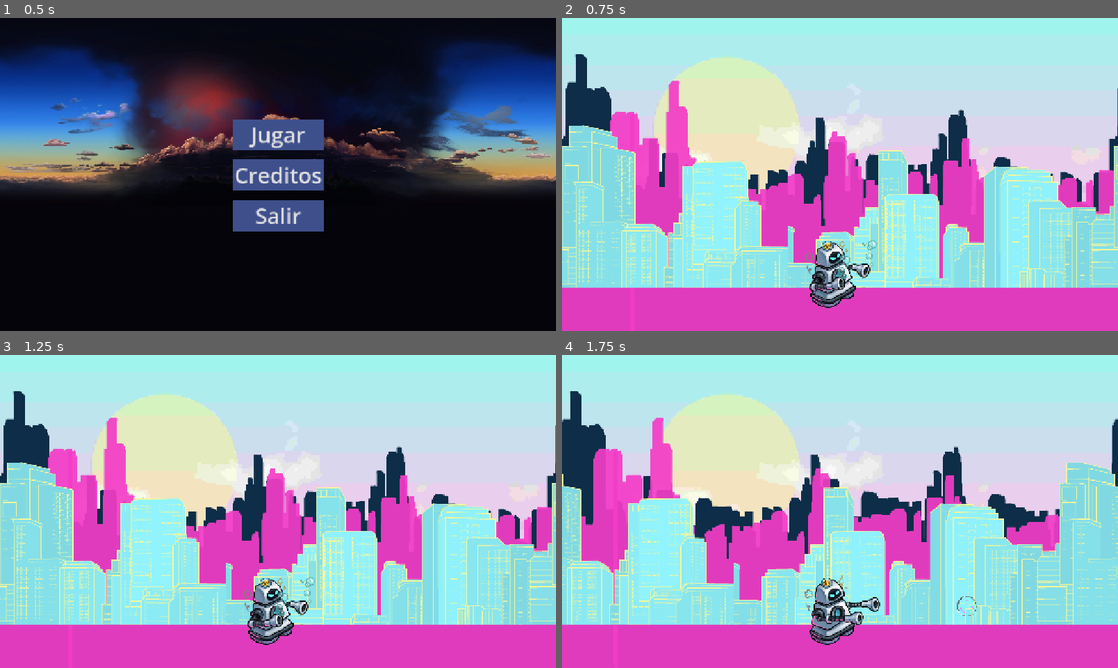
Above: before the commit, frames 1-4 (two rows, left to right).
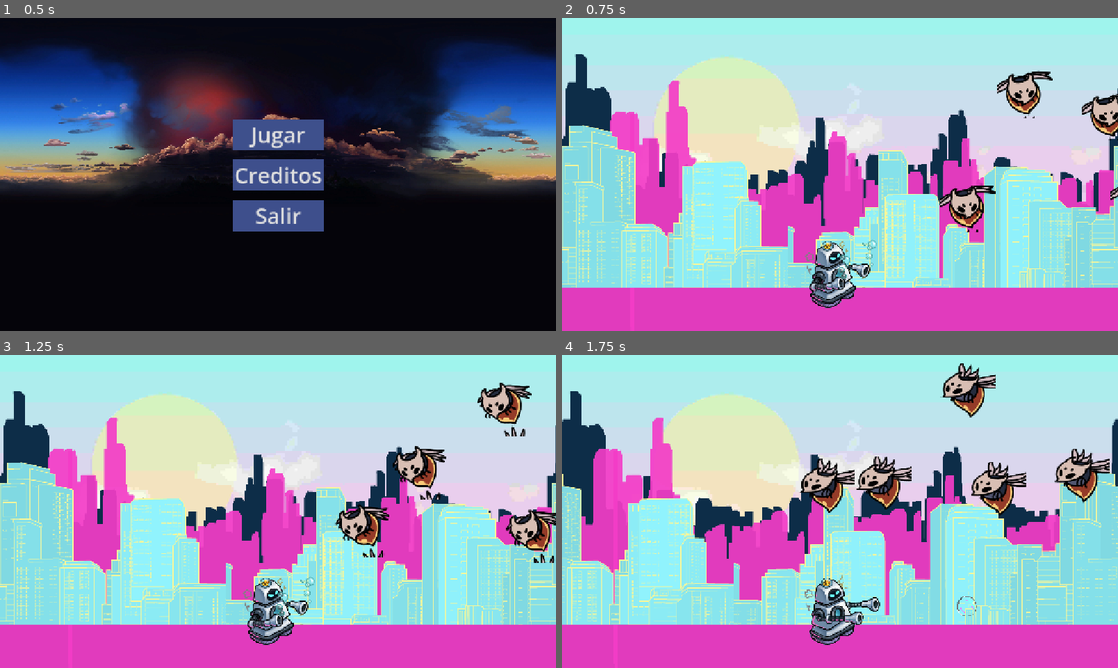
Above: after the commit, the same moments.

Repository: asdrome/bubbletron
Game: Godot game, scene res://Escenas/main.tscn
Same seed, same stepped clock (60 frames per second), same inputs: the game is played once before the commit and once after it.
Inputs (mouse positions are in pixels of both pictures, inside the frame that each line leads up to):
- Up to frame 1 (0.5 s): no input
- Up to frame 2 (0.75 s): click "Jugar" at 0.5 s
- Up to frame 3 (1.25 s): no input
- Up to frame 4 (1.75 s): move the mouse to (962, 495) at 1.27 s; press the mouse at (962, 495) at 1.28 s; hold D (right) from 1.28 s (still down)

Frame 1 is identical in both runs. In frame 2, 2.2% of the frame differs, in the area x 68-100%, y 16-69%; in frame 3, 3.5%; in frame 4, 4.7%, in the area x 42-99%, y 2-52%.

Commit message:
Se agregó enemigos
Se agregaron las mosca

El enemigo desaparece cuando es impactado por burbuja

Diff:
--- a/Escenas/Escenarios/Dia.tscn
+++ b/Escenas/Escenarios/Dia.tscn
@@ -1,8 +1,9 @@
-[gd_scene load_steps=7 format=3 uid="uid://bici0gr67qv50"]
+[gd_scene load_steps=8 format=3 uid="uid://bici0gr67qv50"]
 
-[ext_resource type="Script" uid="uid://ds1jbcm7y7uw6" path="res://Escenas/Escenarios/dia.gd" id="1_4rv1k"]
+[ext_resource type="Script" path="res://Escenas/Escenarios/dia.gd" id="1_4rv1k"]
 [ext_resource type="PackedScene" uid="uid://cgdjx7lpencvj" path="res://Escenas/Personajes/BubbleBot.tscn" id="1_37t85"]
 [ext_resource type="Texture2D" uid="uid://cb13viit1k707" path="res://Assets/Escenarios/Dia/Fondo_000.jpg" id="2_iffvy"]
+[ext_resource type="PackedScene" uid="uid://blkskmetukdso" path="res://Escenas/Personajes/mosca.tscn" id="3_4u4cl"]
 [ext_resource type="Texture2D" uid="uid://dyrfoh3xuwkuj" path="res://Assets/Escenarios/Dia/Fondo_001.png" id="3_8ph5s"]
 [ext_resource type="Texture2D" uid="uid://bs7yj13rd2r86" path="res://Assets/Escenarios/Dia/Fondo_002.png" id="4_5m4pt"]
 [ext_resource type="Texture2D" uid="uid://c8et7ihqc7ad0" path="res://Assets/Escenarios/Dia/Fondo_003.png" id="5_obb1r"]
@@ -12,6 +13,21 @@
 
 [node name="BubbleBot" parent="." instance=ExtResource("1_37t85")]
 position = Vector2(120, 592)
+
+[node name="Mosca" parent="." instance=ExtResource("3_4u4cl")]
+position = Vector2(446, 400)
+
+[node name="Mosca2" parent="." instance=ExtResource("3_4u4cl")]
+position = Vector2(577, 163)
+
+[node name="Mosca3" parent="." instance=ExtResource("3_4u4cl")]
+position = Vector2(772, 217)
+
+[node name="Mosca4" parent="." instance=ExtResource("3_4u4cl")]
+position = Vector2(839, 378)
+
+[node name="Mosca5" parent="." instance=ExtResource("3_4u4cl")]
+position = Vector2(1032, 217)
 
 [node name="ParallaxBackground" type="ParallaxBackground" parent="."]
 
--- a/Escenas/Personajes/disparo_burbuja.tscn
+++ b/Escenas/Personajes/disparo_burbuja.tscn
@@ -6,7 +6,7 @@
 [sub_resource type="CircleShape2D" id="CircleShape2D_p4n00"]
 radius = 24.0
 
-[node name="Disparo Burbuja" type="Area2D"]
+[node name="Disparo Burbuja" type="Area2D" groups=["burbuja"]]
 script = ExtResource("1_s5f7f")
 
 [node name="CollisionShape2D" type="CollisionShape2D" parent="."]
--- /dev/null
+++ b/Escenas/Personajes/mosca.gd
@@ -0,0 +1,23 @@
+extends Area2D
+
+@export var speed = 200
+@export var movement_vector : Vector2 = Vector2.LEFT
+
+@onready var sprite : Sprite2D
+@onready var animation_player = $AnimationPlayer
+
+func _ready() -> void:
+	sprite = $Sprite2D
+	animation_player.play("Attack")
+
+func _process(delta: float) -> void:
+	translate(movement_vector * speed * delta)
+	position.y += sin(position.x * delta) * 4
+
+func _on_animation_player_animation_finished(_anim_name: StringName) -> void:
+	animation_player.play("Attack")
+
+
+func _on_area_entered(area: Area2D) -> void:
+	if area.is_in_group("burbuja"):
+		queue_free()
--- /dev/null
+++ b/Escenas/Personajes/mosca.tscn
@@ -0,0 +1,65 @@
+[gd_scene load_steps=7 format=3 uid="uid://blkskmetukdso"]
+
+[ext_resource type="Script" uid="uid://cqfri8kjf2a4o" path="res://Escenas/Personajes/mosca.gd" id="1_nkqhe"]
+[ext_resource type="Texture2D" uid="uid://ctx1xoabe0jcm" path="res://Assets/Personajes/Primal Aspid - atlas0 #0330044.png" id="2_hdag3"]
+
+[sub_resource type="CircleShape2D" id="CircleShape2D_8kveb"]
+radius = 40.7922
+
+[sub_resource type="Animation" id="Animation_jcg11"]
+resource_name = "Attack"
+length = 0.8
+tracks/0/type = "value"
+tracks/0/imported = false
+tracks/0/enabled = true
+tracks/0/path = NodePath("Sprite2D:frame")
+tracks/0/interp = 1
+tracks/0/loop_wrap = true
+tracks/0/keys = {
+"times": PackedFloat32Array(0, 0.166667, 0.333333, 0.5),
+"transitions": PackedFloat32Array(1, 1, 1, 1),
+"update": 1,
+"values": [0, 2, 12, 0]
+}
+
+[sub_resource type="Animation" id="Animation_fv6do"]
+length = 0.001
+tracks/0/type = "value"
+tracks/0/imported = false
+tracks/0/enabled = true
+tracks/0/path = NodePath("Sprite2D:frame")
+tracks/0/interp = 1
+tracks/0/loop_wrap = true
+tracks/0/keys = {
+"times": PackedFloat32Array(0),
+"transitions": PackedFloat32Array(1),
+"update": 1,
+"values": [0]
+}
+
+[sub_resource type="AnimationLibrary" id="AnimationLibrary_nkqhe"]
+_data = {
+&"Attack": SubResource("Animation_jcg11"),
+&"RESET": SubResource("Animation_fv6do")
+}
+
+[node name="Mosca" type="Area2D"]
+script = ExtResource("1_nkqhe")
+metadata/_edit_group_ = true
+
+[node name="Sprite2D" type="Sprite2D" parent="."]
+texture_filter = 1
+texture = ExtResource("2_hdag3")
+hframes = 4
+vframes = 4
+
+[node name="CollisionShape2D" type="CollisionShape2D" parent="."]
+shape = SubResource("CircleShape2D_8kveb")
+
+[node name="AnimationPlayer" type="AnimationPlayer" parent="."]
+libraries = {
+&"": SubResource("AnimationLibrary_nkqhe")
+}
+
+[connection signal="area_entered" from="." to="." method="_on_area_entered"]
+[connection signal="animation_finished" from="AnimationPlayer" to="." method="_on_animation_player_animation_finished"]
Not shown, added: Assets/Personajes/Aspid Mother - atlas0 #058008.png.import
Binary file added: Assets/Personajes/Primal Aspid - atlas0 #0330044.png
Not shown, added: Assets/Personajes/Primal Aspid - atlas0 #0330044.png.import
Not shown, added: Escenas/Personajes/mosca.gd.uid
Not shown, added: export_presets.cfg.uid
